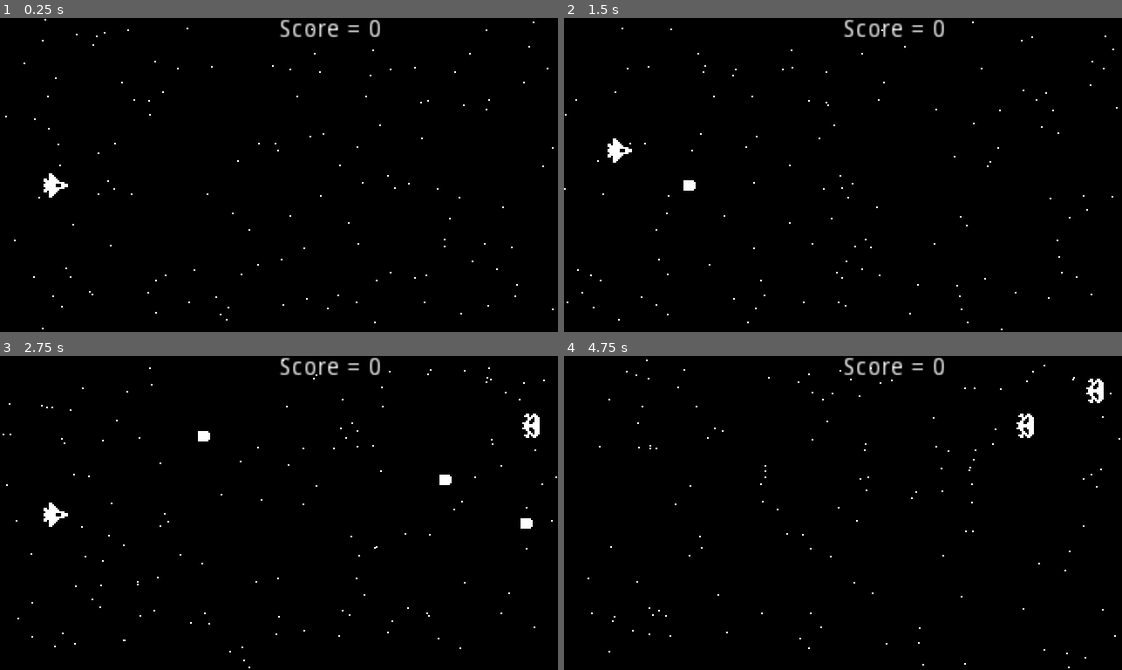
Above: before the commit, frames 1-4 (two rows, left to right).
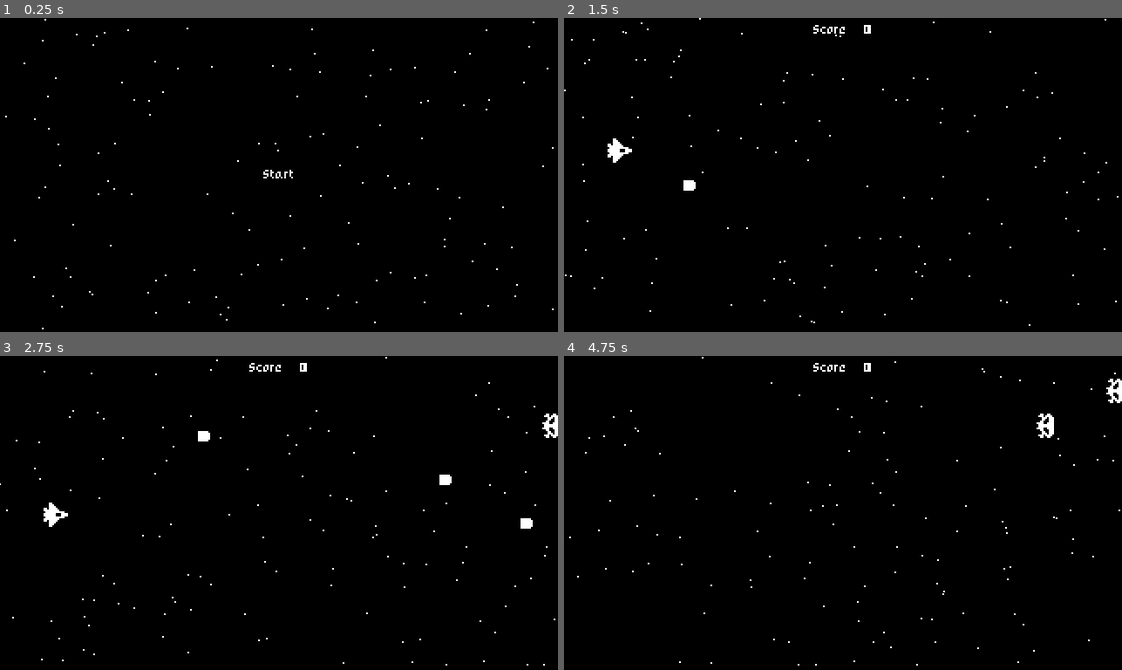
Above: after the commit, the same moments.

Repository: Malynna/Godot-Space-Shooter
Game: Godot game, scene res://StartMenu.tscn
The game is run twice, just before and just after one commit, with the same random seed, the same clock (stepped at 60 frames per second) and the same inputs. Before the commit the project starts from res://World.tscn.
Inputs (mouse positions are in pixels of both pictures, inside the frame that each line leads up to):
- Up to frame 1 (0.25 s): no input
- Up to frame 2 (1.5 s): click (843, 175) at 0.5 s, where only the run after the commit has a clickable "Start"; tap Enter (ui_accept) at 1.25 s; hold Up (ui_up) from 1.28 s (still down)
- Up to frame 3 (2.75 s): tap Enter (ui_accept) at 1.52, 2.27 s; release Up (ui_up) at 2.03 s; hold Down (ui_down) from 2.03 s (still down)
- Up to frame 4 (4.75 s): release Down (ui_down) at 2.78 s; hold Up (ui_up) 2.78-4.28 s; tap Enter (ui_accept) at 3.77, 4.52 s; hold Down (ui_down) from 4.28 s (still down)

The runs differ from the first frame. In frame 1, 0.6% of the frame differs, in the area x 7-69%, y 0-58%; in frame 2, 0.9%; in frame 3, 1.2%; in frame 4, 1.5%, in the area x 0-100%, y 0-100%.

Commit message:
Added StartMenu

Diff:
--- /dev/null
+++ b/StarParticles.tscn
@@ -0,0 +1,20 @@
+[gd_scene load_steps=2 format=2]
+
+[sub_resource type="ParticlesMaterial" id=1]
+emission_shape = 2
+emission_box_extents = Vector3( 1, 90, 1 )
+flag_disable_z = true
+direction = Vector3( -1, 0, 0 )
+spread = 0.0
+gravity = Vector3( 0, 0, 0 )
+initial_velocity = 100.0
+initial_velocity_random = 0.5
+orbit_velocity = 0.0
+orbit_velocity_random = 0.0
+
+[node name="StarParticles" type="Particles2D"]
+position = Vector2( 320, 90 )
+amount = 200
+lifetime = 7.0
+preprocess = 7.0
+process_material = SubResource( 1 )
--- /dev/null
+++ b/StartMenu.gd
@@ -0,0 +1,4 @@
+extends Node
+
+func _on_StartButton_pressed():
+	get_tree().change_scene("res://World.tscn")
--- /dev/null
+++ b/StartMenu.tscn
@@ -0,0 +1,34 @@
+[gd_scene load_steps=5 format=2]
+
+[ext_resource path="res://StarParticles.tscn" type="PackedScene" id=1]
+[ext_resource path="res://PixelFont.tres" type="DynamicFont" id=2]
+[ext_resource path="res://StartMenu.gd" type="Script" id=3]
+
+[sub_resource type="StyleBoxEmpty" id=1]
+
+[node name="StartMenu" type="Node"]
+script = ExtResource( 3 )
+
+[node name="ColorRect" type="ColorRect" parent="."]
+anchor_right = 1.0
+anchor_bottom = 1.0
+color = Color( 0, 0, 0, 1 )
+__meta__ = {
+"_edit_lock_": true
+}
+
+[node name="StarParticles" parent="." instance=ExtResource( 1 )]
+
+[node name="StartButton" type="Button" parent="."]
+margin_left = 128.0
+margin_top = 80.0
+margin_right = 192.0
+margin_bottom = 100.0
+custom_fonts/font = ExtResource( 2 )
+custom_styles/hover = SubResource( 1 )
+custom_styles/pressed = SubResource( 1 )
+custom_styles/focus = SubResource( 1 )
+custom_styles/normal = SubResource( 1 )
+text = "Start"
+
+[connection signal="pressed" from="StartButton" to="." method="_on_StartButton_pressed"]
--- a/World.tscn
+++ b/World.tscn
@@ -1,20 +1,10 @@
-[gd_scene load_steps=5 format=2]
+[gd_scene load_steps=6 format=2]
 
 [ext_resource path="res://Ship.tscn" type="PackedScene" id=1]
 [ext_resource path="res://EnemySpawner.tscn" type="PackedScene" id=2]
 [ext_resource path="res://World.gd" type="Script" id=3]
-
-[sub_resource type="ParticlesMaterial" id=1]
-emission_shape = 2
-emission_box_extents = Vector3( 1, 90, 1 )
-flag_disable_z = true
-direction = Vector3( -1, 0, 0 )
-spread = 0.0
-gravity = Vector3( 0, 0, 0 )
-initial_velocity = 100.0
-initial_velocity_random = 0.5
-orbit_velocity = 0.0
-orbit_velocity_random = 0.0
+[ext_resource path="res://PixelFont.tres" type="DynamicFont" id=4]
+[ext_resource path="res://StarParticles.tscn" type="PackedScene" id=5]
 
 [node name="World" type="Node" groups=["World"]]
 script = ExtResource( 3 )
@@ -27,12 +17,7 @@
 "_edit_lock_": true
 }
 
-[node name="StarParticles" type="Particles2D" parent="."]
-position = Vector2( 320, 90 )
-amount = 200
-lifetime = 7.0
-preprocess = 7.0
-process_material = SubResource( 1 )
+[node name="StarParticles" parent="." instance=ExtResource( 5 )]
 
 [node name="Ship" parent="." instance=ExtResource( 1 )]
 position = Vector2( 32, 96 )
@@ -43,7 +28,8 @@
 
 [node name="ScoreLabel" type="Label" parent="."]
 anchor_right = 1.0
-margin_right = 59.0
 margin_bottom = 14.0
+custom_fonts/font = ExtResource( 4 )
 text = "Score = 0"
 align = 1
+valign = 1
--- a/project.godot
+++ b/project.godot
@@ -11,7 +11,7 @@
 [application]
 
 config/name="Space Shooter"
-run/main_scene="res://World.tscn"
+run/main_scene="res://StartMenu.tscn"
 config/icon="res://icon.png"
 
 [display]
